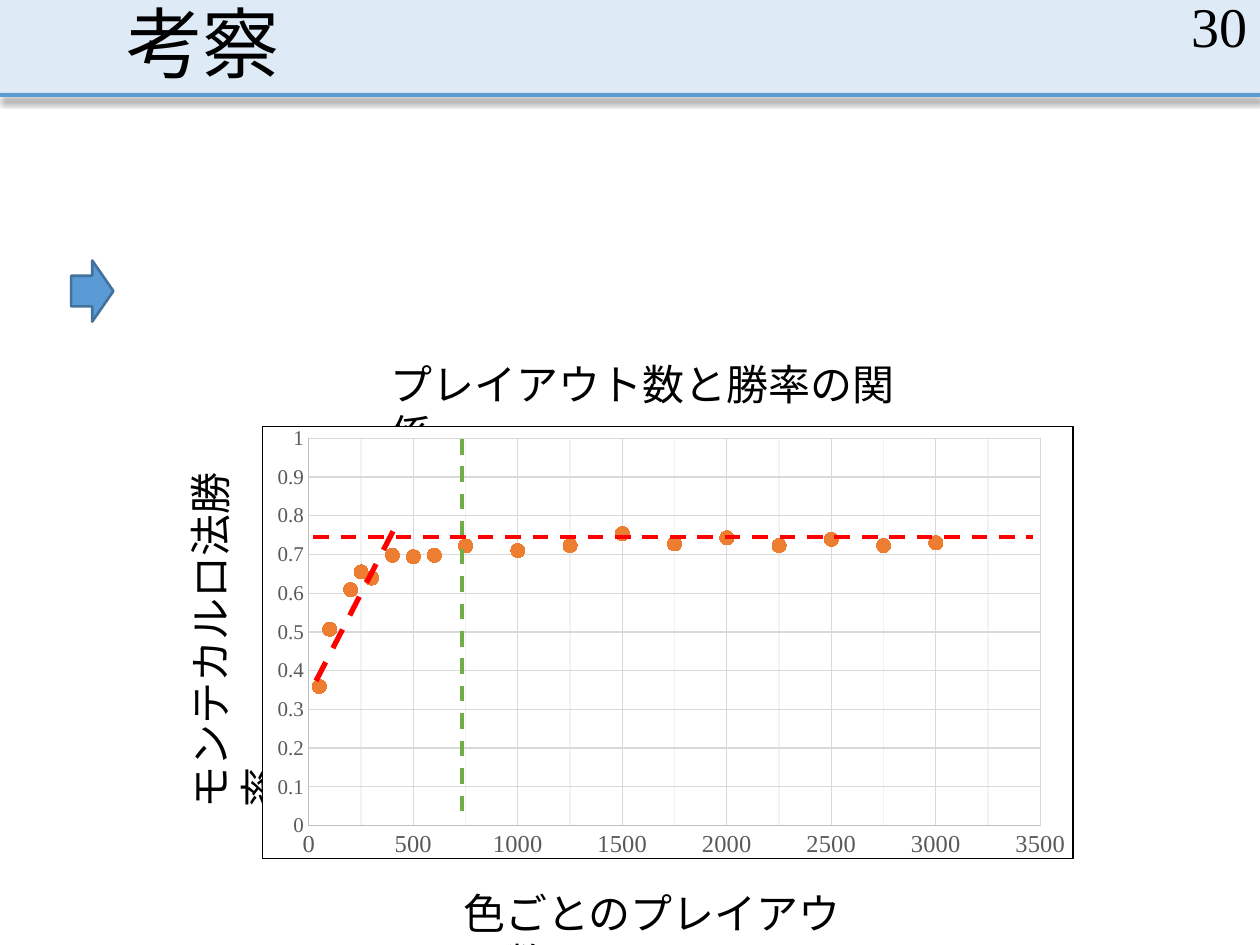
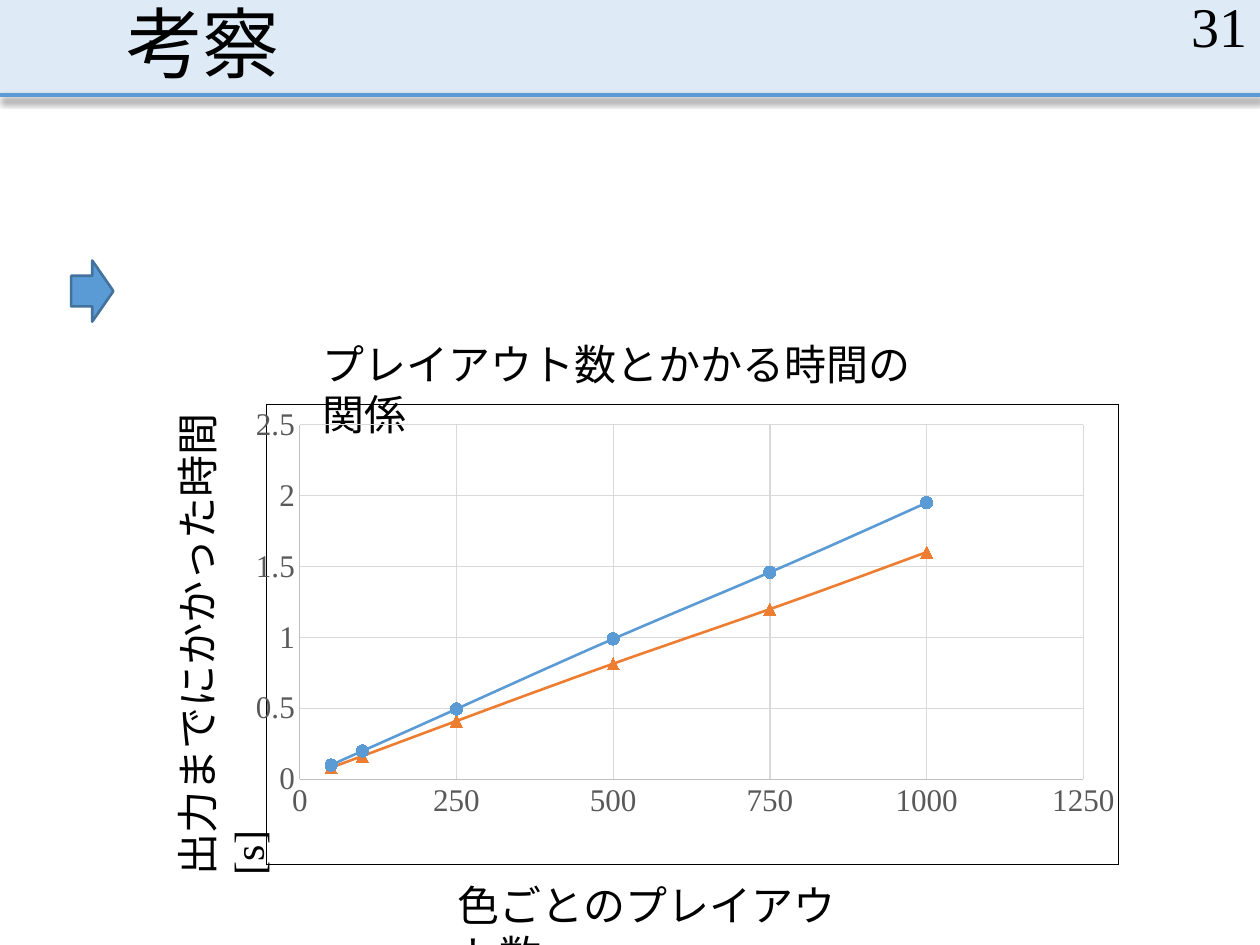
Before and after one commit to MasayaOda/SR, a slide deck: slide 31 of 190702oda.pptx (slide 30 before the commit). Drawn at 1260x945 pixels with LibreOffice and Linux fonts; fonts in the diff are those of the drawing. Boxes give left, top, right and bottom in pixels: in the first picture for what was removed or moved away, otherwise in the second. Text is boxed around its words. In the diff, an @@ line names an element or a change of style, - is before the commit and + after.

```diff
--- a/190702oda.pptx
+++ b/190702oda.pptx
@@ page number at bbox=[1191, 10, 1247, 48]: text changed @@
-30
+31
@@ text at bbox=[323, 344, 911, 434]: text changed @@
-プレイアウト数と勝率の関係
+プレイアウト数とかかる時間の関係
@@ scatter chart at bbox=[256, 404, 1118, 864] @@
@@ scatter chart to scatter smooth chart @@
-Series 1: (50, 0.36), (100, 0.51), (200, 0.61), (250, 0.66), (300, 0.64), (400, 0.7), (500, 0.69), (600, 0.7), (750, 0.72), (1000, 0.71), (1250, 0.72), (1500, 0.75), (1750, 0.73), (2000, 0.74), (2250, 0.72), (2500, 0.74), (2750, 0.72), (3000, 0.73)
+Series 1: (50, 0.1), (100, 0.2), (250, 0.5), (500, 0.99), (750, 1.46), (1000, 1.95)
@@ colour of Series 1 #ED7D31 to #5B9BD5 @@
+Series 2: (50, 0.08), (100, 0.16), (250, 0.41), (500, 0.81), (750, 1.2), (1000, 1.6)
@@ category axis changed @@
@@ value axis changed @@
@@ background changed @@
@@ plot area changed @@
@@ scatter smooth chart: place and size @@
-scatter smooth chart at bbox=[262, 426, 1074, 859]
+scatter smooth chart at bbox=[256, 404, 1118, 864]
@@ line removed from (462, 438) to (462, 820) @@
@@ text at bbox=[165, 459, 226, 860]: text changed @@
-モンテカルロ法勝率
+出力までにかかった時間[s]
@@ line removed from (314, 537) to (1032, 537) @@
@@ line removed from (316, 680) to (398, 522) @@
@@ text "色ごとのプレイアウト数": place and size @@
-text "色ごとのプレイアウト数" at bbox=[463, 893, 841, 932]
+text "色ごとのプレイアウト数" at bbox=[458, 885, 836, 924]
```
Also in this commit, not shown: 10 other slides changed, 1 slide added.
